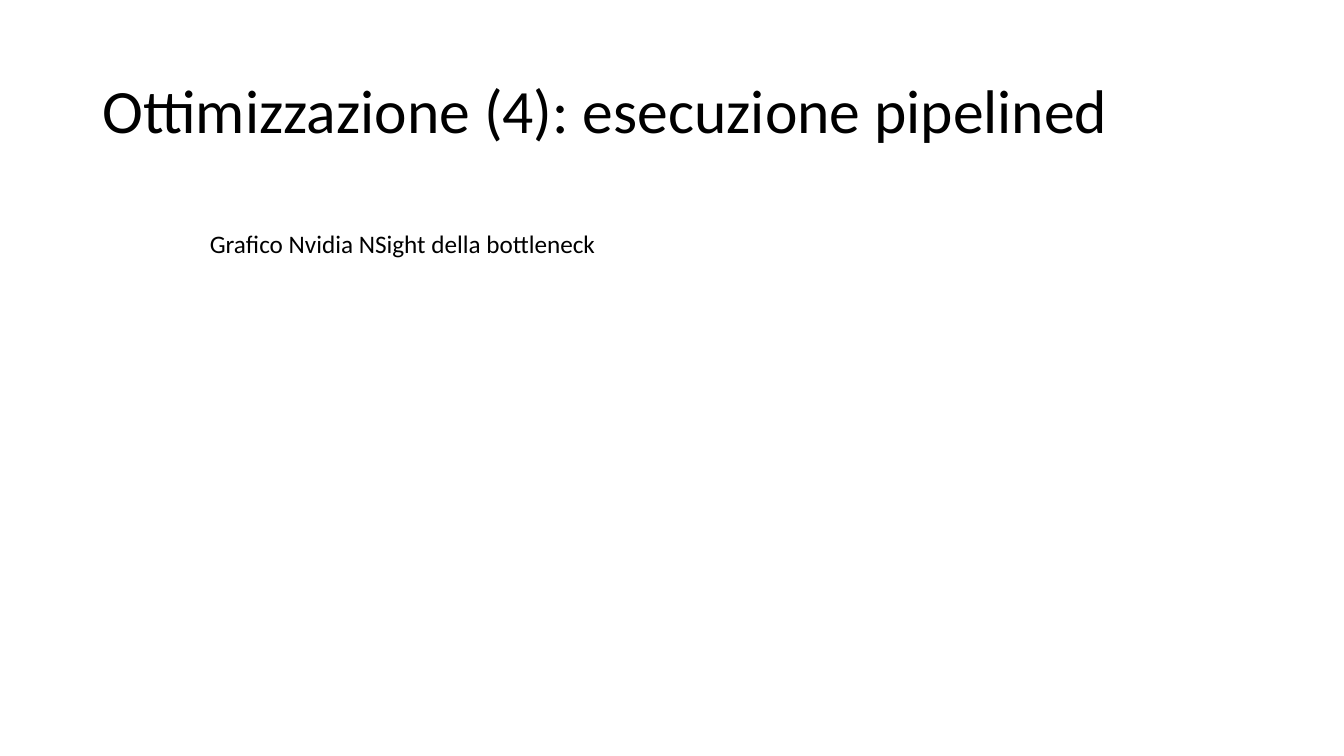
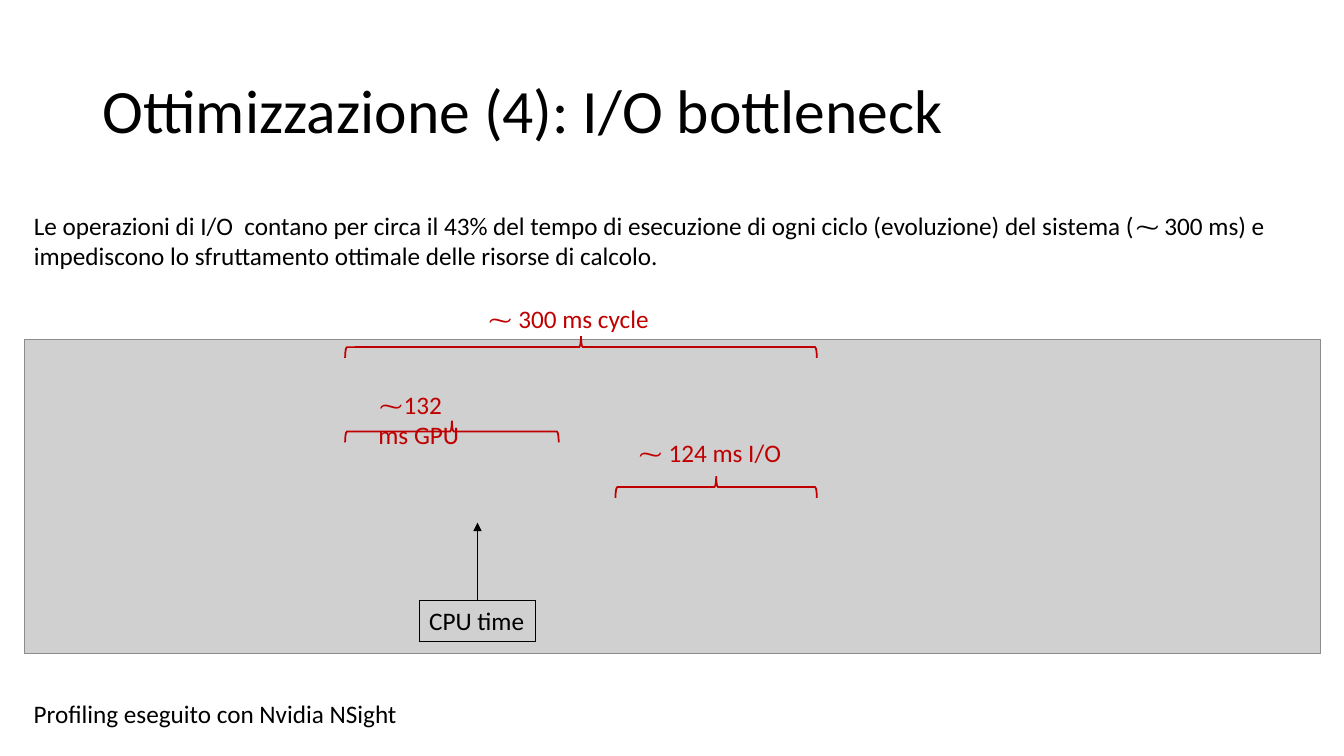
Before and after one commit to piepor/particles-simulation-parallel, a slide deck: slide 11 of presentazione/presentazione.pptx. Drawn at 1344x756 pixels with LibreOffice and Linux fonts; fonts in the diff are those of the drawing; grey boxes stand for pictures. Boxes give left, top, right and bottom in pixels: in the first picture for what was removed or moved away, otherwise in the second. Text is boxed around its words. In the diff, an @@ line names an element or a change of style, - is before the commit and + after.

```diff
--- a/presentazione/presentazione.pptx
+++ b/presentazione/presentazione.pptx
@@ title at <box>102,88,942,142</box>: text changed @@
-Ottimizzazione (4): esecuzione pipelined
+Ottimizzazione (4): I/O bottleneck
@@ text added at <box>34,216,1265,269</box>, 18 pt, text #000000 @@
+Le operazioni di I/O contano per circa il 43% del tempo di esecuzione di ogni ciclo (evoluzione) del sistema (⁓ 300 ms) e impediscono lo sfruttamento ottimale delle risorse di calcolo.
@@ text removed at <box>210,235,595,258</box> @@
-Grafico Nvidia NSight della bottleneck
@@ text added at <box>518,310,649,332</box>, 18 pt, text #C00000 @@
+⁓ 300 ms cycle
@@ picture added at <box>24,340,1321,653</box> @@
@@ left brace added at <box>346,336,818,358</box>, outline #C00000 1.25 pt @@
@@ text added at <box>378,397,459,444</box>, 18 pt, text #C00000 @@
+⁓132 ms GPU
@@ left brace added at <box>346,420,560,443</box>, outline #C00000 1.25 pt @@
@@ text added at <box>669,444,781,463</box>, 18 pt, text #C00000 @@
+⁓ 124 ms I/O
@@ left brace added at <box>616,476,818,498</box>, outline #C00000 1.25 pt @@
@@ arrow added from (478, 601) to (478, 523), #000000 0.5 pt @@
@@ rectangle added at <box>419,601,536,641</box>, outline #000000 0.75 pt, 18 pt, text #000000 @@
+CPU time
@@ text added at <box>34,705,397,728</box>, 18 pt, text #000000 @@
+Profiling eseguito con Nvidia NSight
```
Also in this commit, not shown: 3 other slides changed, 4 slides added, 3 other files.
